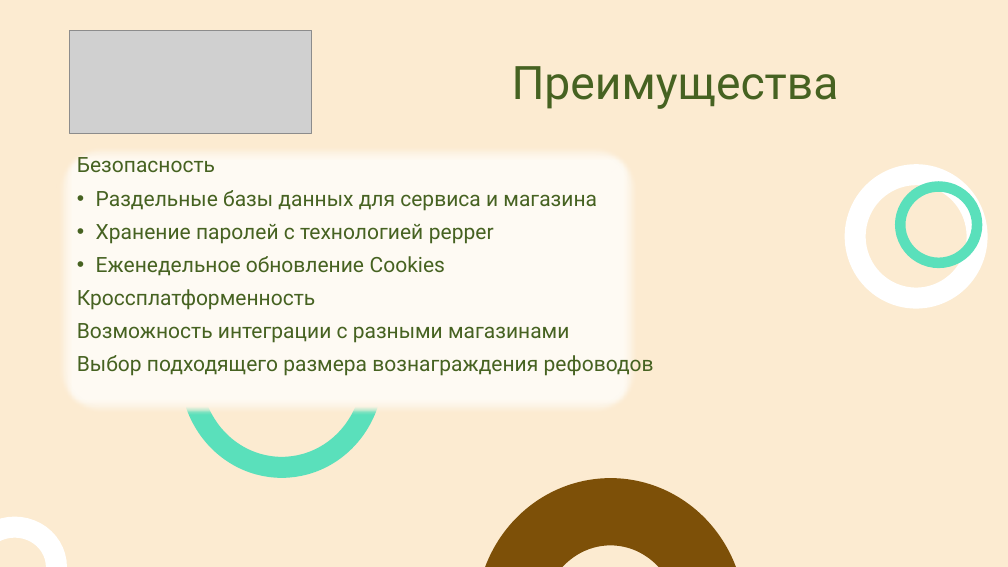
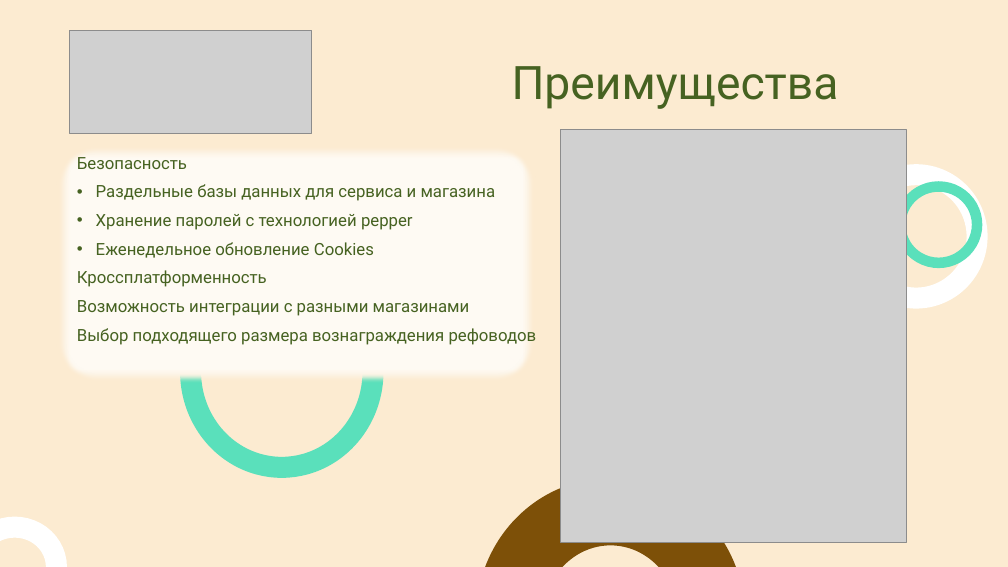
Before and after one commit to TaisiaOtroshenko/Html_CSS_referal, a slide deck: slide 3 of html_css_site/Grocery-store/Sundress.pptx. Drawn at 1008x567 pixels with LibreOffice and Linux fonts; fonts in the diff are those of the drawing; grey boxes stand for pictures. Boxes give left, top, right and bottom in pixels: in the first picture for what was removed or moved away, otherwise in the second. Text is boxed around its words. In the diff, an @@ line names an element or a change of style, - is before the commit and + after.

```diff
--- a/html_css_site/Grocery-store/Sundress.pptx
+++ b/html_css_site/Grocery-store/Sundress.pptx
@@ rounded rectangle: place and size @@
-rounded rectangle at (57,144,639,414)
+rounded rectangle at (57,144,536,382)
@@ picture added at (561,129,907,543) @@
@@ text "Безопасность" at (77,157,537,345): size 20 to 16 pt @@
```
Also in this commit, not shown: 5 other slides changed.
